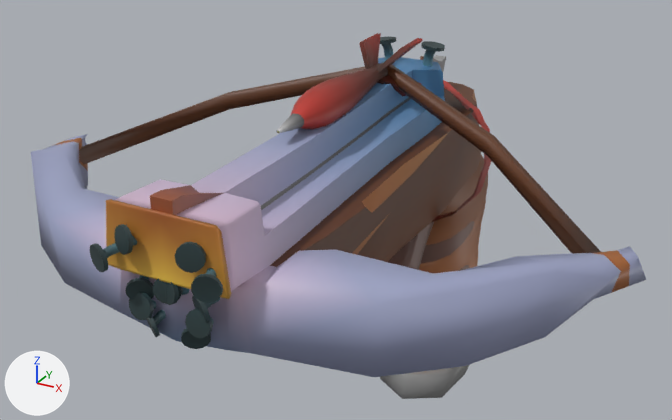
What one commit did to the FBX model Assets/Models/gun_DART.fbx.
Before and after are seen from a camera (50 mm lens) standing at (0.195, -0.491, 0.298) and looking at (-0.017, -0.106, 0.106). Every picture has the same lights, and +X, +Y and +Z are marked at lower left. Where no turn or scale is listed for an object, it has been applied to the vertices.

The older version as bpy lines, for what is in view:
```python
me_gun_015 = bpy.data.meshes.new('Gun.015')
me_gun_015.from_pydata(...)  # 3509 vertices, 3299 faces; spans x -0.146..0.146, y -0.273..0.048, z -0.05..0.191
me_gun_015.materials.append(mat_gun)  # picture img_dehaht_png
ob_gun = bpy.data.objects.new('Gun', me_gun_015)
ob_gun.location = (0.0, 0.0, 0.0)
```
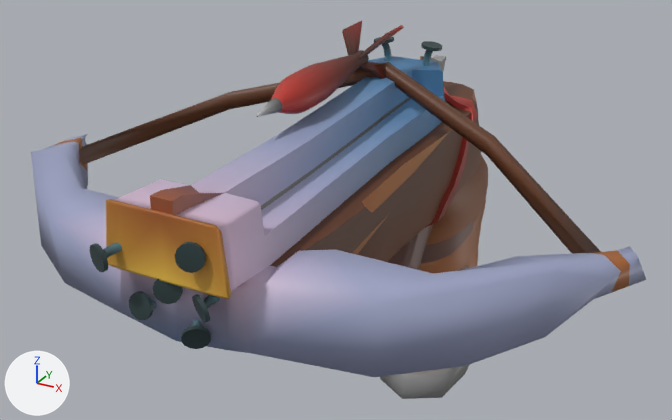
The newer file is also rescaled (x1.061) as a whole; pictures and numbers use the older file's frame.

The change, as a list of edits to the scene's bpy script:
```text
Change me_gun_015:
    used by ob_gun; location = (0.0, 0.0, 0.0)
    remove me_gun_015.from_pydata(...)  # 3509 vertices, 3299 faces; spans x -0.146..0.146, y -0.273..0.048, z -0.05..0.191
    add me_gun_015.from_pydata(...)  # 2262 vertices, 2191 faces; spans x -0.146..0.146, y -0.273..0.048, z -0.05..0.186
    me_gun_015 part 1: 8 loose pieces with 1289 vertices, spanning x -0.021..0.029, y -0.273..-0.055, z 0.115..0.191, are deleted
    me_gun_015 part 2: 1 vertex moved within x 0.017, y -0.07, z 0.091; 57 vertices removed from x -0.045..0.045, y -0.07..-0.033, z 0.087..0.166; 189 vertices added at x -0.034..0.034, y -0.071..-0.034, z 0.087..0.165
    me_gun_015 part 3: 90 vertices removed from x -0.005..0.006, y -0.265..-0.25, z 0.133..0.143
Add me_cylinder_002:
    me_cylinder_002.from_pydata(...)  # 316 vertices, 290 faces; spans x -0.0125..0.0125, y -0.039..0.0762, z -0.0104..0.0151
    me_cylinder_002.materials.append(mat_gun)  # picture img_dehaht_png
Add ob_dart:
    ob_dart = bpy.data.objects.new('DART', me_cylinder_002)
    ob_dart.location = (-0.01, -0.1473, 0.1815)
```

Where the change shows, as pixel boxes [x1, y1, x2, y2] in the pictures (672 x 420 px):
'Gun', reshaped
    before: [31, 33, 646, 399]
    after: [31, 37, 646, 399]
'DART', added (red)
    after: [256, 21, 404, 117]
part 1 of me_gun_015, deleted
    before: [114, 33, 445, 338]
part 2 of me_gun_015, built on
    before: [432, 80, 491, 222]
    after: [425, 88, 477, 228]
part 3 of me_gun_015, deleted
    before: [167, 282, 189, 305]
